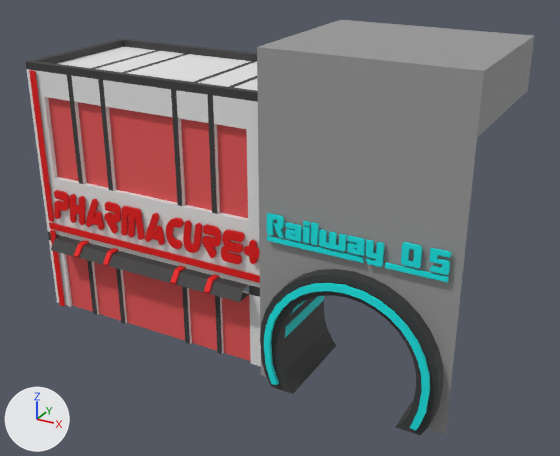
A saved change to the OBJ model First Game/Models/Buildings/Tunnel/TunnelWIP.obj.
Rendered twice from a 50 mm lens placed at (9.4, -25.6, 17.7), pointed at (-4.5, -0.4, 5.1). Arrows for +X, +Y and +Z are at lower left; the lights stay in place. Where no turn or scale is listed for an object, it has been applied to the vertices.

In view in the first picture: 'Cube.003_Cube.002'.
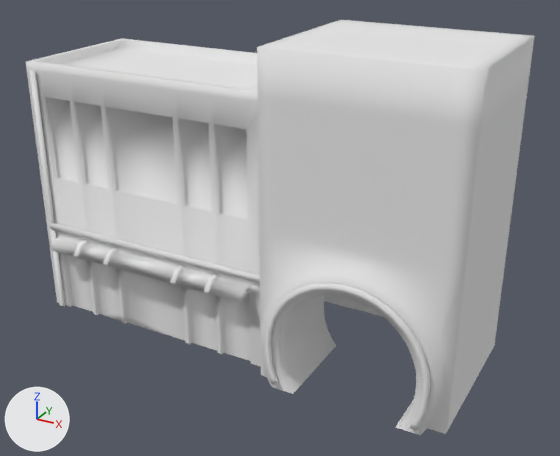
What changed in the scene script:
```text
Add mat_material_001:
    mat_material_001 = principled_material('Material.001')
    mat_material_001.base_color = (0.8, 0.8, 0.8)  # white #e7e7e7
    mat_material_001.roughness = 1.0
Change me_cube_003_cube_002:
    used by ob_cube_003_cube_002; location = (0.0, 0.0, 0.0)
    remove me_cube_003_cube_002.from_pydata(...)  # 4565 vertices, 6204 faces; spans x -15.1..3.8, y -4.0..3.4, z 0.0..12.9
    remove me_cube_003_cube_002.materials.append(mat_default)  # white #e7e7e7
    add me_cube_003_cube_002.from_pydata(...)  # 1300 vertices, 1240 faces; spans x -15.1..3.8, y -4.0..3.4, z 0.0..12.9
    me_cube_003_cube_002 part 1: 23 loose pieces with 3588 vertices, spanning x -14.4..3.4, y -3.5..-2.8, z 4.4..7.1, are deleted
    me_cube_003_cube_002 part 2: 30 vertices moved from x -3.8..3.2, y -3.3, z 2.7..10.3 to x -3.8..3.2, y -3.3, z 3.2..9.8; 4 vertices removed from x 3.8, y -3.3, z 2.7..10.3; 327 vertices added at x -14.8..3.8, y -3.3..3.4, z 0.0..11.2
    me_cube_003_cube_002 part 3: 47 faces spanning x -14.8..-3.9, y -3.5..-2.7, z 0.0..10.9 switch from mat_store_neon (red #e70000) to mat_material_001 (white #e7e7e7)
    me_cube_003_cube_002 part 4: 40 faces spanning x -14.9..-4.6, y -2.6..2.3, z 0.0..9.8 switch from mat_store_glass_doors (red #e75656) to mat_material_001 (white #e7e7e7)
    me_cube_003_cube_002 part 5: 268 faces spanning x -15.1..3.5, y -3.8..3.4, z 0.0..11.2 switch from mat_tunnel_tube (black #3b3b3b) to mat_material_001 (white #e7e7e7)
    me_cube_003_cube_002 part 6: 204 faces spanning x -3.8..3.8, y -3.3..3.4, z 0.0..12.9 switch from mat_tunnel_building (grey #9a9a9a) to mat_material_001 (white #e7e7e7)
    me_cube_003_cube_002 part 7: 94 faces spanning x -3.2..3.2, y -4.0..0.2, z 0.3..5.2 switch from mat_tunnel_neon (cyan #00e7e7) to mat_material_001 (white #e7e7e7)
```

Changed parts and their boxes [x1, y1, x2, y2] in the pictures (560 x 456 px):
part 1 of me_cube_003_cube_002, deleted
    before: [54, 190, 451, 282]
part 2 of me_cube_003_cube_002, built on
    before: [258, 106, 477, 386]
    after: [257, 36, 535, 433]
part 3 of me_cube_003_cube_002, recoloured (red to white)
    both: [29, 70, 260, 306]
part 4 of me_cube_003_cube_002, recoloured (red to grey)
    both: [48, 98, 251, 361]
part 5 of me_cube_003_cube_002, recoloured (black to white)
    both: [26, 38, 443, 435]
part 6 of me_cube_003_cube_002, recoloured (grey to white)
    both: [259, 20, 534, 434]
part 7 of me_cube_003_cube_002, recoloured (cyan to grey)
    both: [264, 283, 430, 431]
